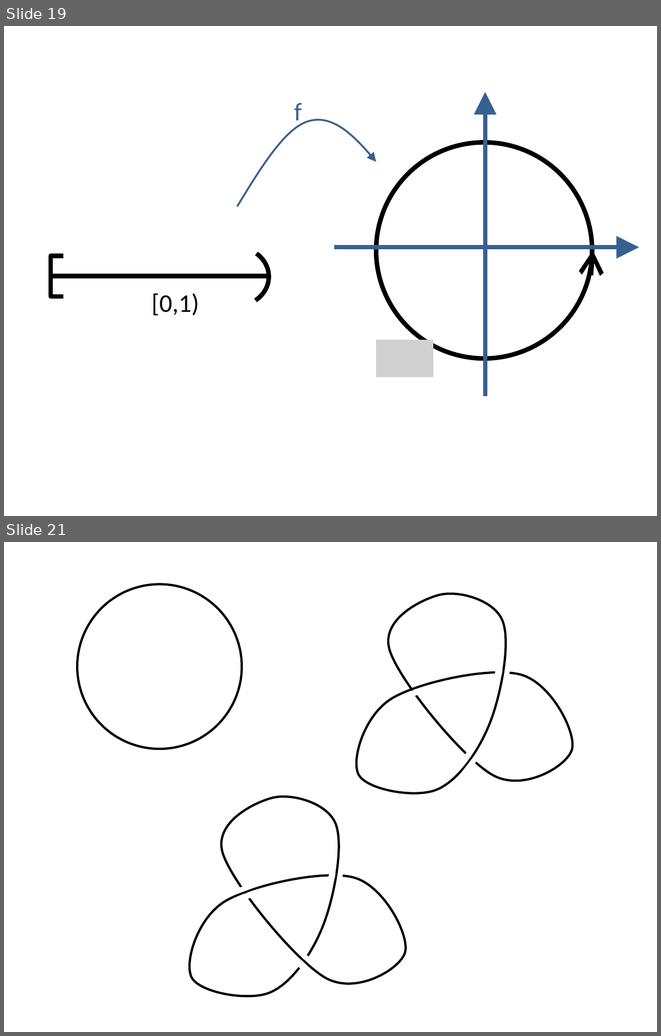
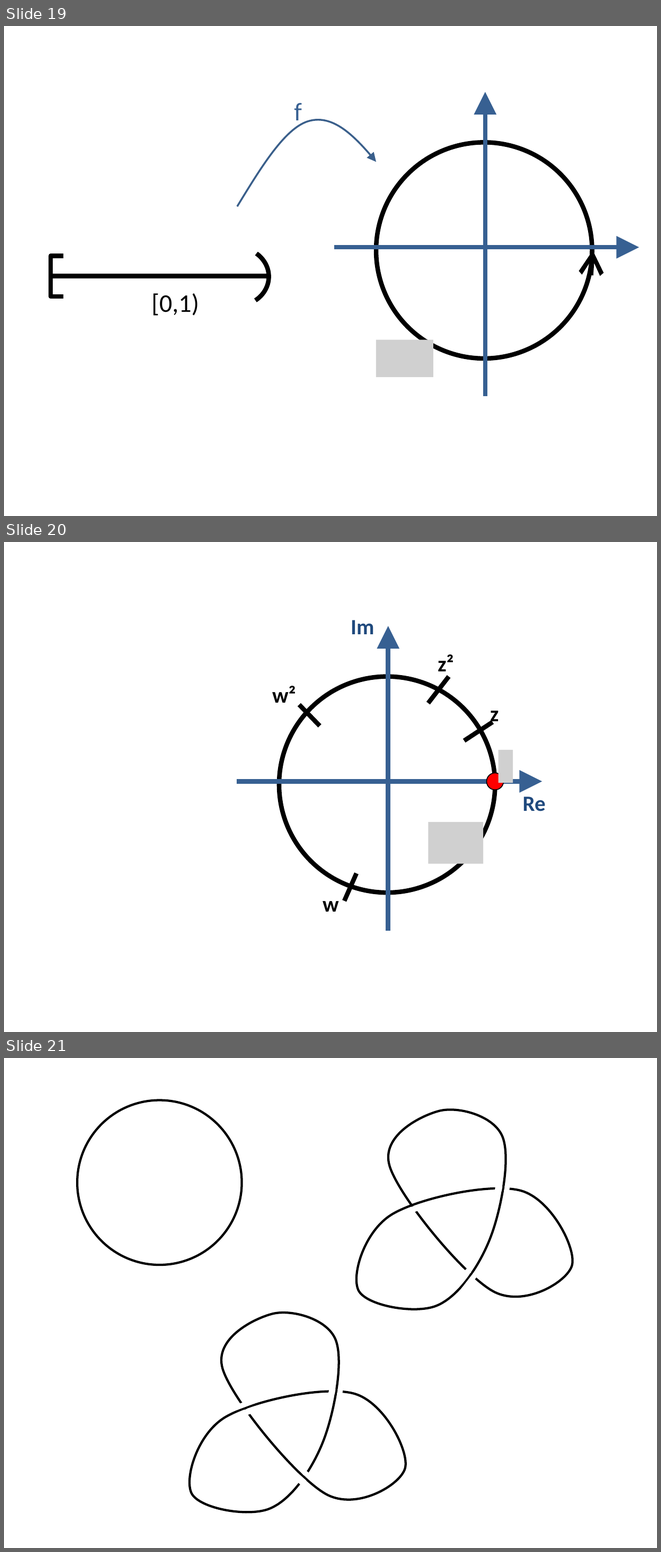
Before and after one commit to lutteropp/GeoTopo, a slide deck: images/Bilder.pptx. Shown one above the other, each under a label of ours: slides 19 and 21 before the commit, slides 19, 20 and 21 after it; the slides between them are not shown. The pictures are 661x1036 and 661x1552 pixels, drawn with LibreOffice and Linux fonts; fonts in the diff are those of the drawing; grey boxes stand for pictures. Boxes give left, top, right and bottom in pixels: in the first picture for what was removed or moved away, otherwise in the second. Text is boxed around its words. In the diff, an @@ line names an element or a change of style, - is before the commit and + after.

```diff
--- a/images/Bilder.pptx
+++ b/images/Bilder.pptx
@@ slide 20 added at [4, 542, 657, 1032], background #FFFFFF @@
@@ text added at [351, 620, 374, 634], 24 pt, text #1F497D, bold @@
+Im
@@ arrow added from (388, 930) to (388, 626), #376092 5 pt @@
@@ text added at [438, 654, 453, 677], 24 pt, text #000000, bold @@
+z²
@@ ellipse added at [279, 677, 495, 893], outline #000000 5 pt @@
@@ line added from (449, 677) to (429, 703), #000000 5 pt @@
@@ text added at [272, 686, 296, 703], 24 pt, text #000000, bold @@
+w²
@@ line added from (299, 705) to (320, 725), #000000 5 pt @@
@@ text added at [490, 711, 498, 726], 24 pt, text #000000, bold @@
+z
@@ line added from (493, 722) to (465, 741), #000000 5 pt @@
@@ picture added at [498, 750, 513, 782] @@
@@ ellipse added at [486, 773, 503, 790], fill #FF0000, outline #000000 1 pt @@
@@ arrow added from (237, 781) to (542, 781), #376092 5 pt @@
@@ text added at [523, 796, 546, 811], 24 pt, text #1F497D, bold @@
+Re
@@ picture added at [429, 822, 483, 864] @@
@@ line added from (356, 873) to (344, 900), #000000 5 pt @@
@@ text added at [323, 901, 339, 911], 24 pt, text #000000, bold @@
+w
```
Also in this commit, not shown: 2 slides changed, 3 other slides added, 1 slide removed, 13 other files.
